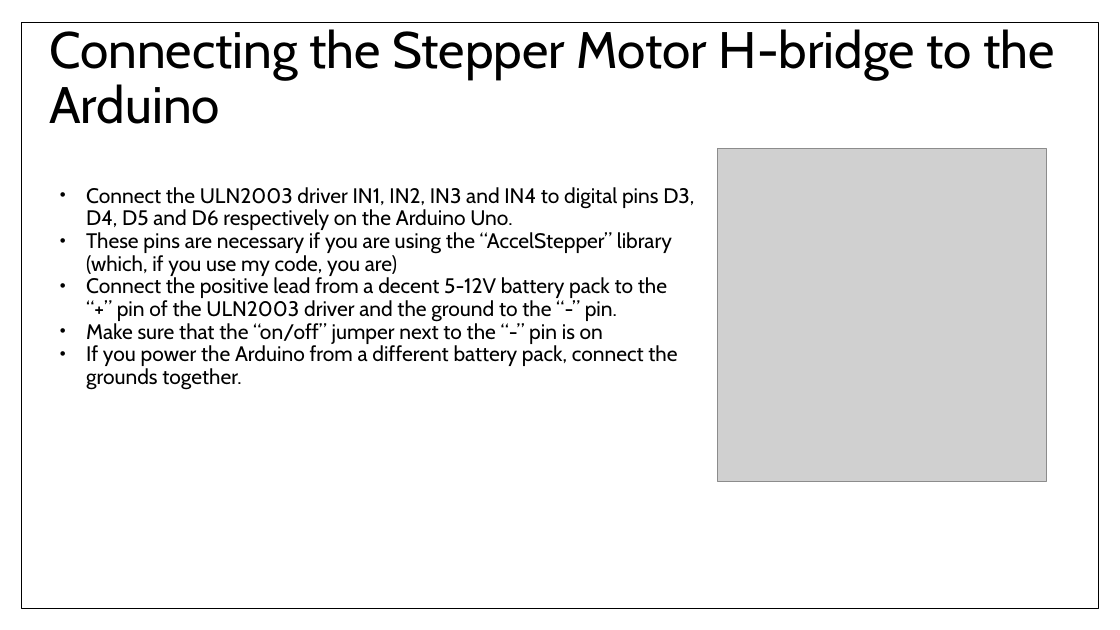
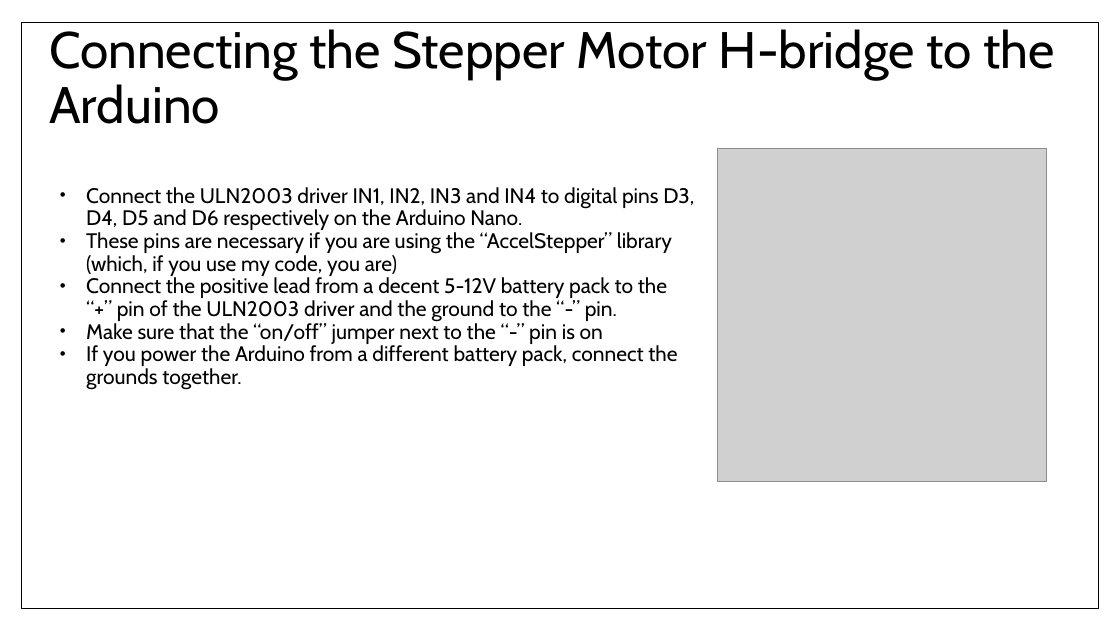
Before and after one commit to urucoug/Elegoo-Robot-Car, a slide deck: slide 6 of Notes for scouts_2017 06 12.pptx. Drawn at 1120x630 pixels with LibreOffice and Linux fonts; fonts in the diff are those of the drawing; grey boxes stand for pictures. Boxes give left, top, right and bottom in pixels: in the first picture for what was removed or moved away, otherwise in the second. Text is boxed around its words. In the diff, an @@ line names an element or a change of style, - is before the commit and + after.

```diff
--- a/Notes for scouts_2017 06 12.pptx
+++ b/Notes for scouts_2017 06 12.pptx
@@ text at bbox=[86, 187, 694, 230]: text changed @@
-• Connect the ULN2003 driver IN1, IN2, IN3 and IN4 to digital pins D3, D4, D5 and D6 respectively on the Arduino Uno.
+• Connect the ULN2003 driver IN1, IN2, IN3 and IN4 to digital pins D3, D4, D5 and D6 respectively on the Arduino Nano.
```
Also in this commit, not shown: 4 other slides changed, 3 slides added, 1 slide removed, 5 other files.
